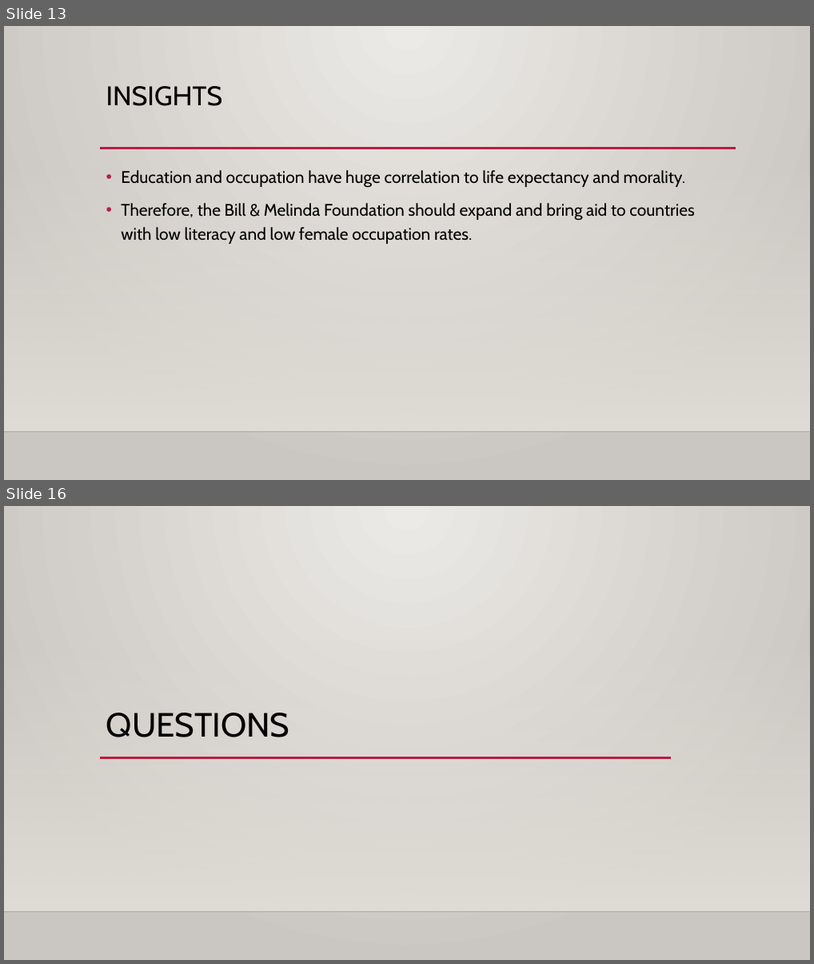
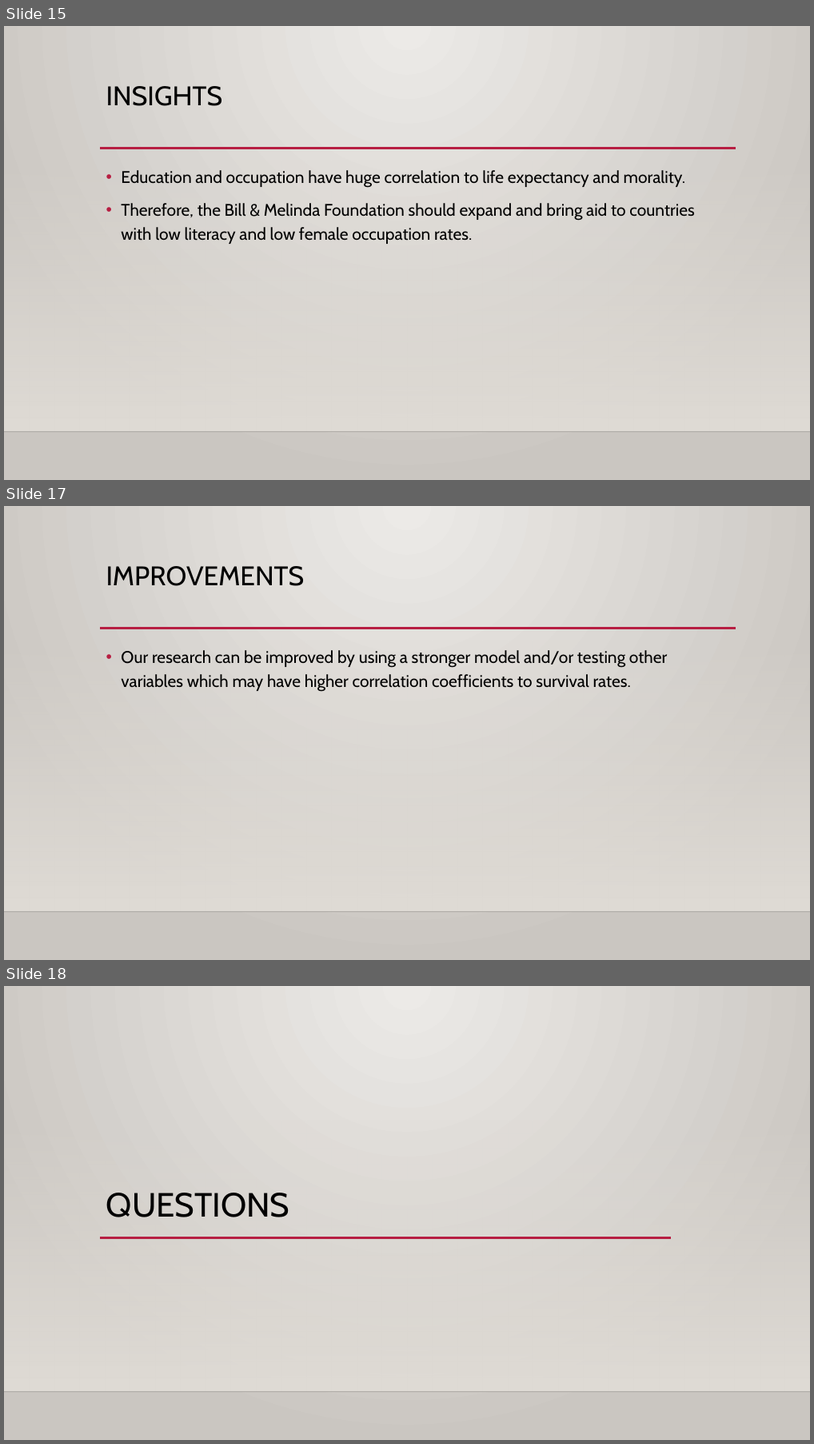
Before and after one commit to daveknockwin/MSDS6306-CS2, a slide deck: Save The Children.pptx. Shown one above the other, each under a label of ours: slides 13 and 16 before the commit, slides 15, 17 and 18 after it; the slides between them are not shown. The pictures are 814x964 and 814x1444 pixels, drawn with LibreOffice and Linux fonts; fonts in the diff are those of the drawing; background and template pictures are left out. Boxes give left, top, right and bottom in pixels: in the first picture for what was removed or moved away, otherwise in the second. Text is boxed around its words. In the diff, an @@ line names an element or a change of style, - is before the commit and + after.

```diff
--- a/Save The Children.pptx
+++ b/Save The Children.pptx
@@ slide 17 added at [4,506,810,960], background gradient #ECEAE7 to #CAC7C1; not listed: 3 template elements that a slide beside it also shows @@
@@ title added at [106,566,305,586], 32 pt, text #000000 @@
+IMPROVEMENTS
@@ text added at [121,650,667,692], 20 pt, text #000000 @@
+• Our research can be improved by using a stronger model and/or testing other variables which may have higher correlation coefficients to survival rates.
@@ what was slide 13 is now slide 15 @@
@@ what was slide 16 is now slide 18 @@
```
Also in this commit, not shown: 3 slides changed, 2 other slides added, 1 slide removed.
